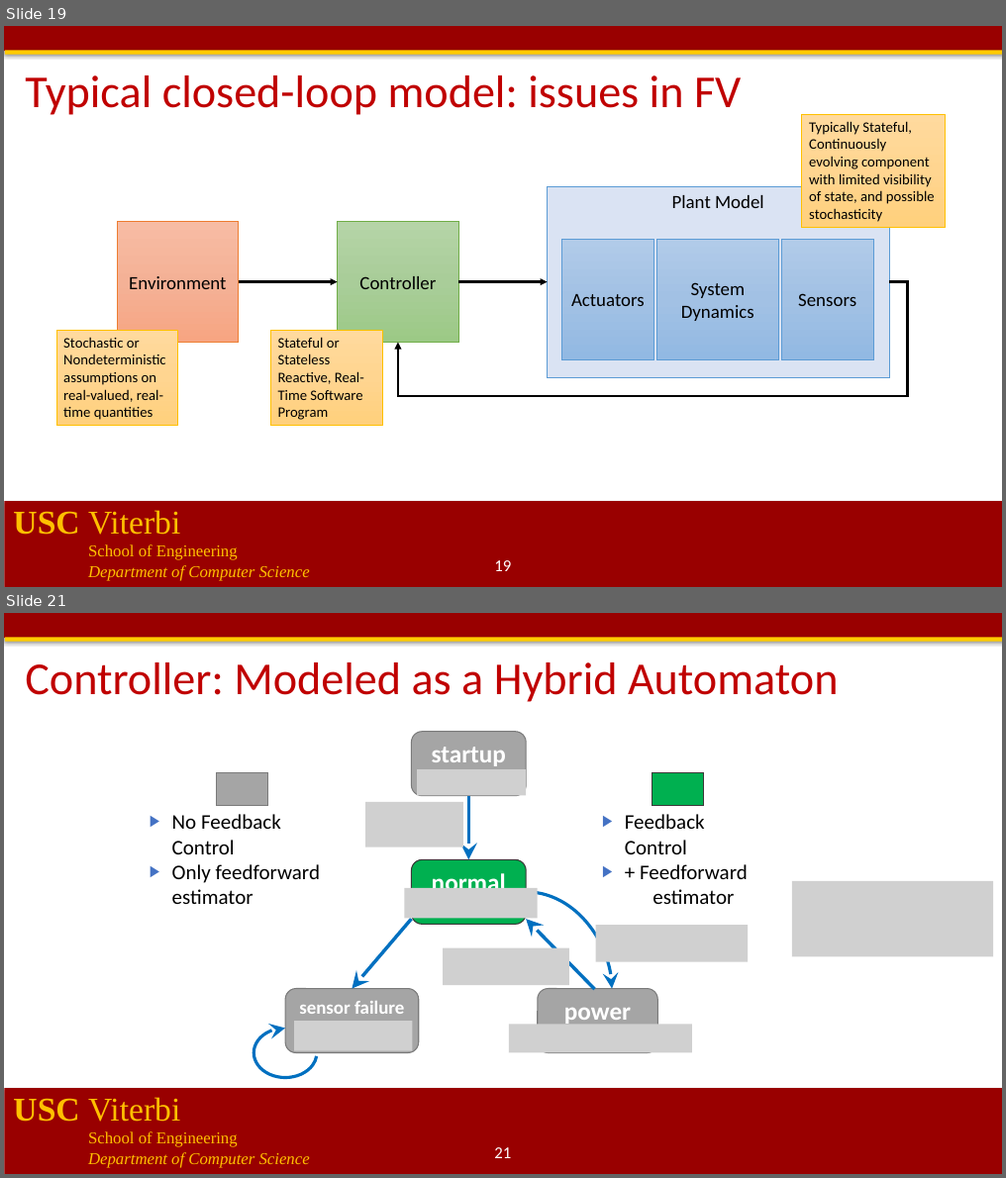
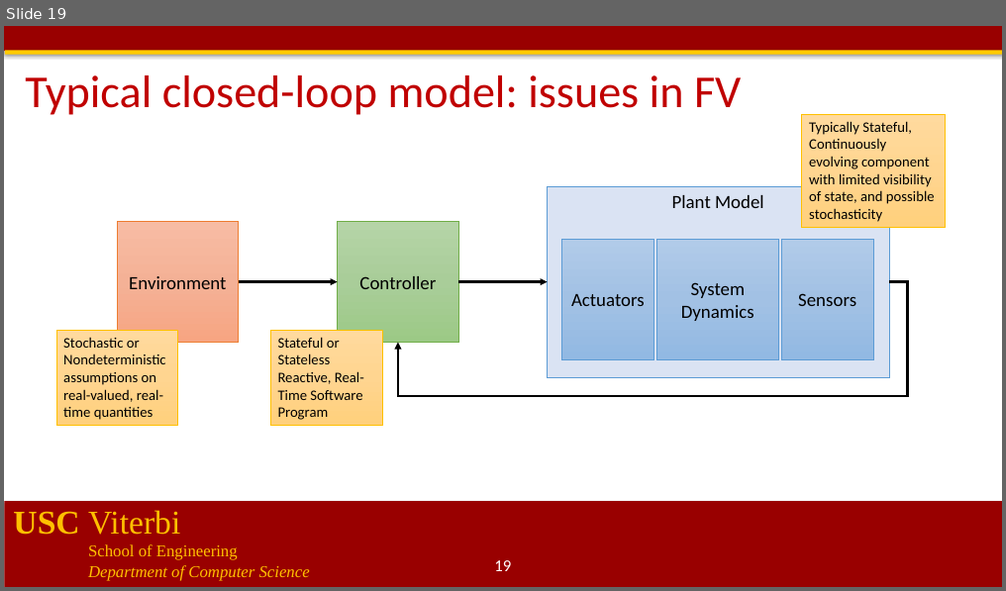
Before and after one commit to jdeshmukh/jdeshmukh.github.io, a slide deck: teaching/cs699-fm-for-robotics-spring-2021/verification-intro.pptx. Shown one above the other, each under a label of ours: slides 19 and 21 before the commit, slide 19 after it; the slides between them are not shown. The pictures are 1006x1178 and 1006x591 pixels, drawn with LibreOffice and Linux fonts; fonts in the diff are those of the drawing; grey boxes stand for pictures; background and template pictures are left out. Boxes give left, top, right and bottom in pixels: in the first picture for what was removed or moved away, otherwise in the second. Text is boxed around its words. In the diff, an @@ line names an element or a change of style, - is before the commit and + after.

```diff
--- a/teaching/cs699-fm-for-robotics-spring-2021/verification-intro.pptx
+++ b/teaching/cs699-fm-for-robotics-spring-2021/verification-intro.pptx
@@ slide 21 removed at [4,613,1002,1174], background #FFFFFF; not listed: 4 template elements that a slide beside it also shows @@
@@ title removed at [25,663,839,702] @@
-Controller: Modeled as a Hybrid Automaton
@@ picture removed at [792,881,994,957] @@
@@ group removed at [172,731,747,1078]: 7 pictures, 4 rounded rectangles, 3 arrows, 2 rectangles, 2 texts, 1 curved arrow, 1 arc (boxed as its full ellipse) @@
-startup
-sensor failure
-normal
-power
-▶ No Feedback Control
-▶ Only feedforward estimator
-▶ Feedback Control
-▶ + Feedforward estimator
@@ page number removed at [494,1148,511,1158] @@
-21
```
Also in this commit, not shown: 5 other slides removed, 5 other files.
